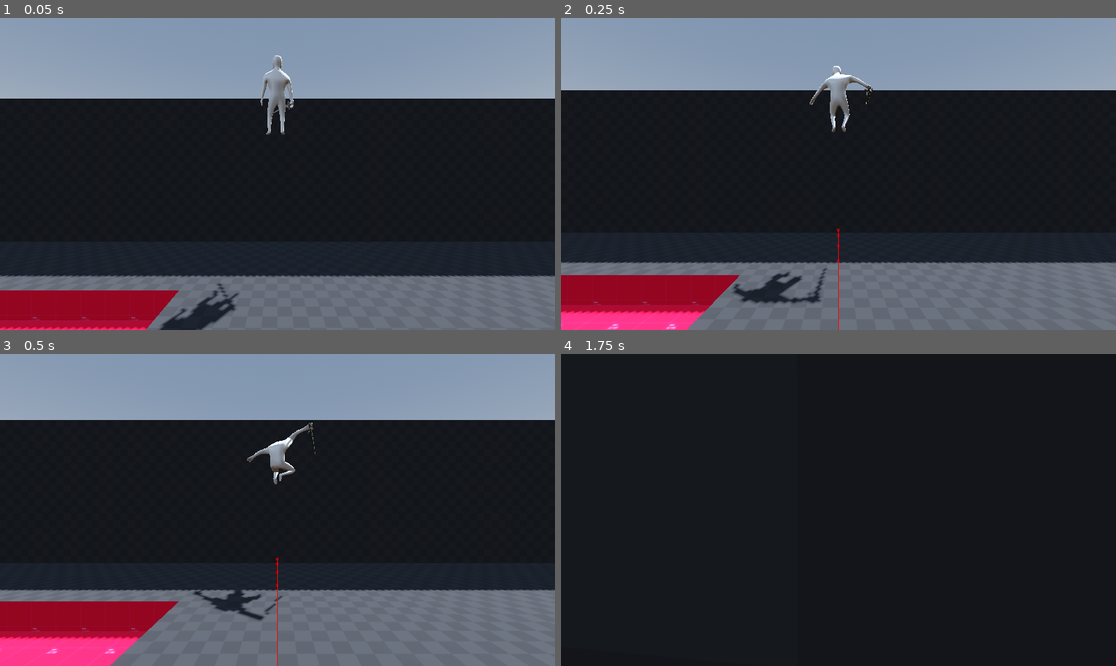
Above: before the commit, frames 1-4 (two rows, left to right).
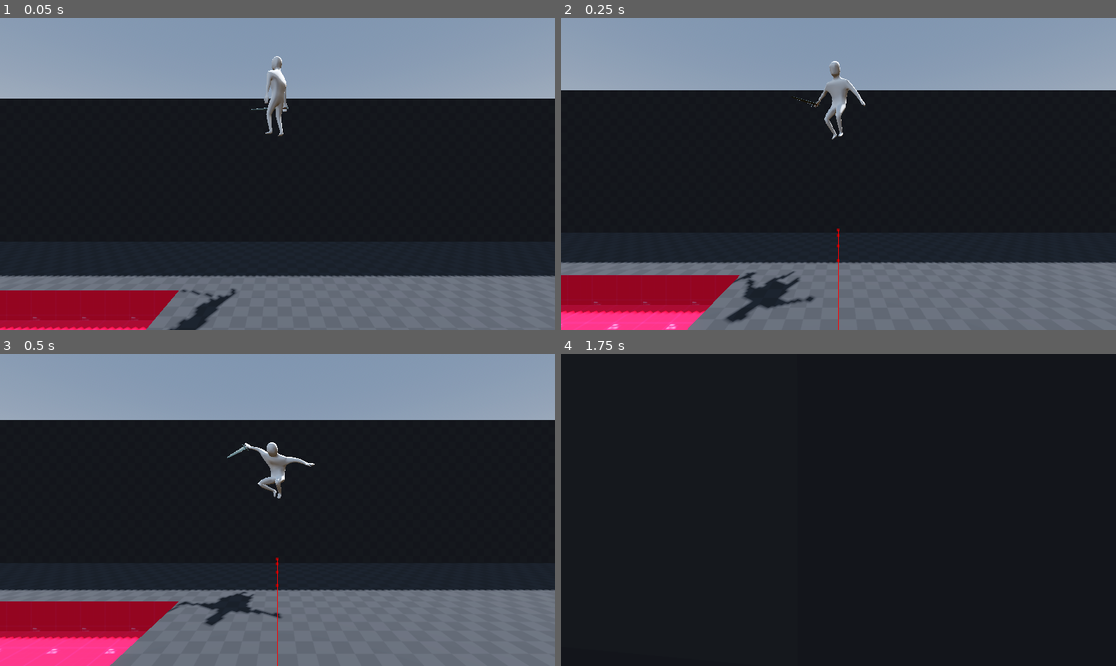
Above: after the commit, the same moments.

Repository: Dempsey845/companion
Game: Godot game, scene res://Scenes/world.tscn
Two runs of this game, one before a commit and one after it. Both use one fixed random seed, a clock stepped at 60 frames per second and the inputs below.
Inputs (mouse positions are in pixels of both pictures, inside the frame that each line leads up to):
- Up to frame 1 (0.05 s): no input
- Up to frame 2 (0.25 s): no input
- Up to frame 3 (0.5 s): no input
- Up to frame 4 (1.75 s): move the mouse to (866, 510) at 0.52 s; hold Shift (sprint) 0.53-1.28 s; hold W (move_forward) from 0.53 s (still down); tap Space (jump) at 0.77, 1.52 s; move the mouse to (810, 510) at 1.27 s; tap Shift (sprint) at 1.35 s

The runs differ from the first frame. In frame 1, 1.1% of the frame differs, in the area x 28-53%, y 12-100%; in frame 2, 1.4%, in the area x 29-57%, y 13-98%; in frame 3, 1.4%; in frame 4, nothing differs.

Commit message:
Made the attack logic for NPCs distance based. Reworked some of the item use logic so that it is cooldown based rather then items being used at a certain rate. This allows for finer item usage control.

Diff:
--- a/Entity/NPC/States/npc_chase_state.gd
+++ b/Entity/NPC/States/npc_chase_state.gd
@@ -1,12 +1,16 @@
 extends State
 
 @export var target: Node3D
+@export var attack_distance: float = 2.0
+@export var weapon_manager: NPCWeaponManager
+
 @onready var target_update_timer: Timer = $TargetUpdateTimer
-
-@export var weapon_manager: NPCWeaponManager
+@onready var attack_distance_sq = attack_distance * attack_distance
+@onready var distance_check_timer: Timer = $DistanceCheckTimer
 
 func _ready() -> void:
 	target_update_timer.timeout.connect(_on_target_update_timer_timeout)
+	distance_check_timer.timeout.connect(_on_distance_check_timer_timeout)
 
 func enter():
 	print("Entered Chase")
@@ -15,14 +19,25 @@
 		push_error("This State is only compatible with NPC's!")
 
 	target_update_timer.start()
+	distance_check_timer.start()
 
-	weapon_manager.start_using_weapon.call_deferred()
+func update(_delta: float):
+	actor.look_at_point(target.global_position)
 
 func exit():
 	actor.move = false
 	target_update_timer.stop()
+	distance_check_timer.stop()
 	weapon_manager.stop_using_weapon()
+	actor.clear_look_target()
 
 func _on_target_update_timer_timeout():
 	actor.set_target_position(target.global_position)
 	actor.move = true
+
+func _on_distance_check_timer_timeout():
+	var distance_sq_to_target = actor.global_position.distance_squared_to(target.global_position)
+	print(distance_sq_to_target)
+
+	if distance_sq_to_target < attack_distance_sq:
+		weapon_manager.try_use_current_weapon()
--- a/Entity/NPC/npc_ai.tscn
+++ b/Entity/NPC/npc_ai.tscn
@@ -56,6 +56,9 @@
 [node name="TargetUpdateTimer" type="Timer" parent="StateMachine/ChaseState" unique_id=1949210494]
 wait_time = 0.2
 
+[node name="DistanceCheckTimer" type="Timer" parent="StateMachine/ChaseState" unique_id=1800656302]
+wait_time = 0.2
+
 [node name="WanderState" type="Node" parent="StateMachine" unique_id=1982750093]
 script = ExtResource("5_wfllg")
 wander_type = 1
@@ -75,7 +78,7 @@
 skeleton = NodePath("../HumanoidSkeleton")
 start_item = ExtResource("11_vasbk")
 
-[node name="ItemUseTimer" type="Timer" parent="NPCItemManager" unique_id=1081174297]
+[node name="ItemUseCooldownTimer" type="Timer" parent="NPCItemManager" unique_id=1081174297]
 one_shot = true
 
 [node name="NavigationAgent3D" type="NavigationAgent3D" parent="." unique_id=1595698999]
--- a/Entity/NPC/npc_item_manager.gd
+++ b/Entity/NPC/npc_item_manager.gd
@@ -7,22 +7,18 @@
 @export var start_item: Item
 
 var item_slot: Node3D
-
 var current_world_item: WorldItem
 
-@onready var item_use_timer: Timer = $ItemUseTimer
+@onready var item_use_cooldown_timer: Timer = $ItemUseCooldownTimer
 
 func _ready() -> void:
 	item_slot = skeleton.get_node("Skeleton3D/ItemAttachment/ItemSlot")
-
-	item_use_timer.timeout.connect(_item_use_timer_timeout)
 
 	equip_new_item(start_item)
 
 func remove_current_item():
 	if current_world_item and is_instance_valid(current_world_item):
 		current_world_item.queue_free()
-	item_use_timer.stop()
 
 func equip_new_item(item_resource: Item):
 	remove_current_item()
@@ -32,10 +28,10 @@
 
 	item_slot.add_child(current_world_item)
 
-	item_use_timer.wait_time = item_resource.item_use_rate
+	item_use_cooldown_timer.wait_time = item_resource.item_use_cooldown_duration
 
-func _item_use_timer_timeout():
-	current_world_item.use_item()
-	item_used.emit(current_world_item.item_resource.item_type)
-	if current_world_item.item_resource.use_item_until_stopped:
-		item_use_timer.start()
+func try_use_current_item():
+	if item_use_cooldown_timer.is_stopped():
+		current_world_item.use_item()
+		item_used.emit(current_world_item.item_resource.item_type)
+		item_use_cooldown_timer.start()
--- a/Entity/NPC/npc_weapon_manager.gd
+++ b/Entity/NPC/npc_weapon_manager.gd
@@ -18,6 +18,7 @@
 
 func _ready() -> void:
 	item_manager.item_used.connect(_on_item_used)
+	equip.call_deferred()
 
 func equip():
 	if equipped:
@@ -35,19 +36,12 @@
 	var item_type = item_manager.current_world_item.item_resource.item_type
 	return item_type == Item.ItemType.Weapon
 
-func start_using_weapon():
+func try_use_current_weapon():
 	if not is_current_item_weapon():
 		print("Current item is not a weapon")
 		return
 
-	if item_manager.item_use_timer.is_stopped():
-		item_manager.item_use_timer.start()
-
-func stop_using_weapon():
-	if not is_current_item_weapon():
-		return
-
-	item_manager.item_use_timer.stop()
+	item_manager.try_use_current_item()
 
 func _on_item_used(_item_type: Item.ItemType):
 	if not is_current_item_weapon():
--- a/Items/Weapons/Swords/iron_sword.tres
+++ b/Items/Weapons/Swords/iron_sword.tres
@@ -11,6 +11,6 @@
 item_description = "One Handed Iron Sword"
 world_item_scene = ExtResource("1_v84ko")
 item_type = 1
-item_use_rate = 3.0
+item_use_cooldown_duration = 3.0
 use_item_until_stopped = true
 metadata/_custom_type_script = "uid://hfeuu1jmxtbl"
--- a/Items/item.gd
+++ b/Items/item.gd
@@ -12,6 +12,5 @@
 @export var item_description: String
 @export var world_item_scene: PackedScene
 @export var item_type: ItemType
-@export var item_use_rate: float = 1.0
+@export var item_use_cooldown_duration: float = 1.0
 @export var remove_item_on_use: bool
-@export var use_item_until_stopped: bool
